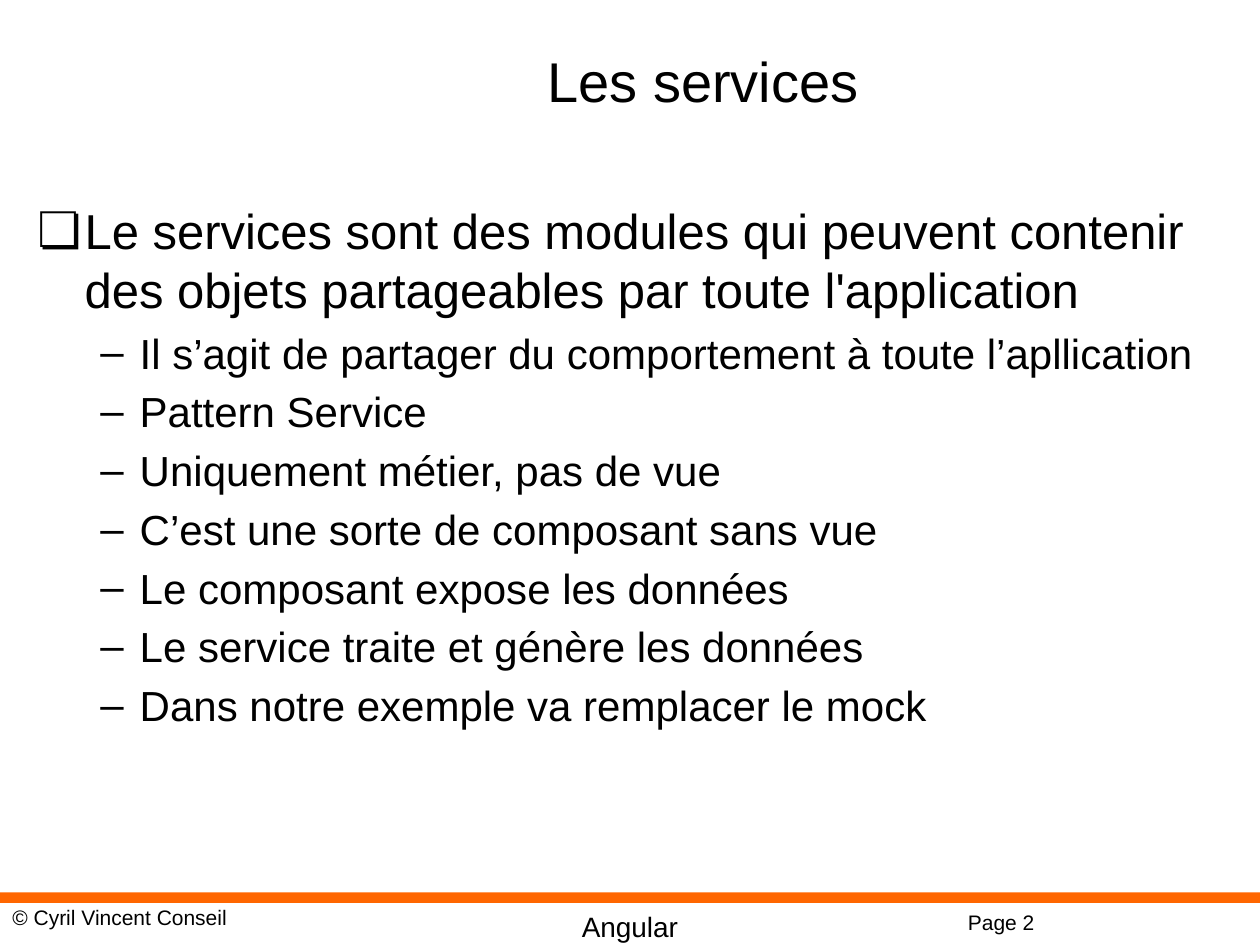
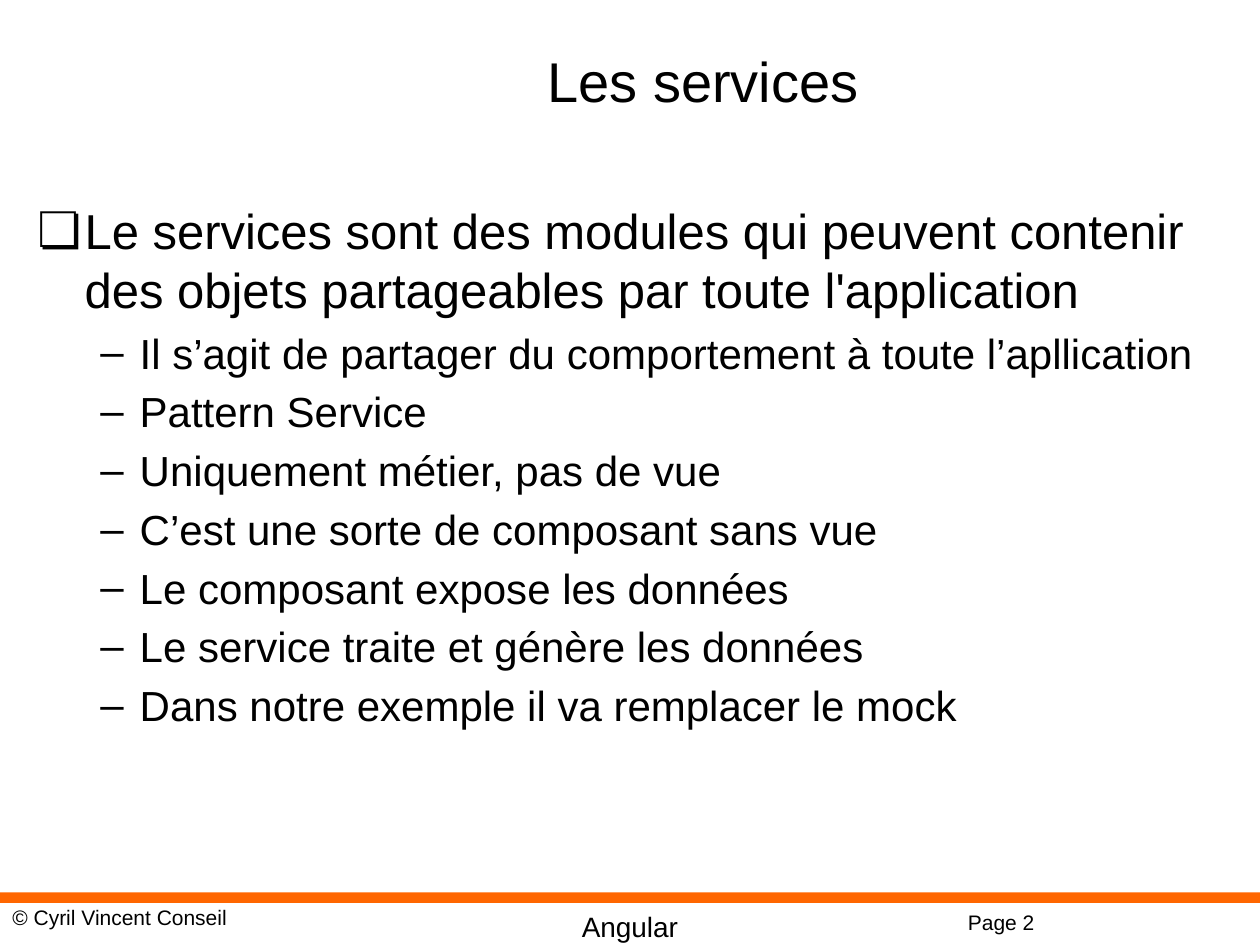
Before and after one commit to cyrilvincent/POE, a slide deck: slide 2 of ppt/angular/Angular12-Services.pptx. Drawn at 1260x945 pixels with LibreOffice and Linux fonts; fonts in the diff are those of the drawing; background and template pictures are left out. Boxes give left, top, right and bottom in pixels: in the first picture for what was removed or moved away, otherwise in the second. Text is boxed around its words. In the diff, an @@ line names an element or a change of style, - is before the commit and + after.

```diff
--- a/ppt/angular/Angular12-Services.pptx
+++ b/ppt/angular/Angular12-Services.pptx
@@ text at <box>140,690,956,730</box>: text changed @@
-  – Dans notre exemple va remplacer le mock
+  – Dans notre exemple il va remplacer le mock
```
Also in this commit, not shown: 8 slides added, 7 other files.
